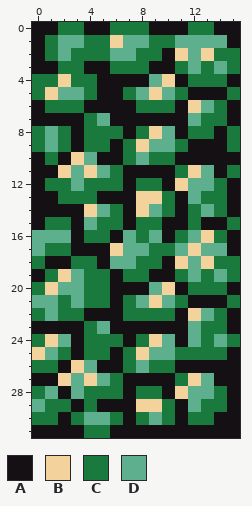
Two versions of one pixel-art sprite, GoedWare Jam 14 Project/res/world/Bush-9.png. Above, as it was before the edit.
The file is 16x32 pixels.
Palette (. is transparent): A #141013  B #f4d29c  C #1a7a3e  D #5daf8d
After the commit:
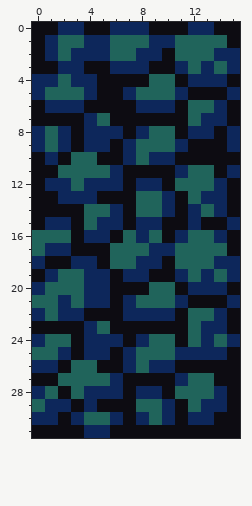
What changed:
Colour A changes from #141013 to #0d0c12.
Colour C changes from #1a7a3e to #0d275b.
Colour D changes from #5daf8d to #20645b.
Colour D replaces colour B in row 1 at x 6; in row 2 at x 11 and 13; in row 4 at x 2 and 10; in row 5 at x 1 and 9; in row 6 at x 12; in row 8 at x 9.
Colour D replaces colour B in row 9 at x 8; in row 10 at x 3; in row 11 at x 2, 4 and 12; in row 12 at x 11; in row 13 at x 8 to 9; in row 14 at x 4 and 8.
Colour D replaces colour B in row 16 at x 13; in row 17 at x 6 and 12; in row 18 at x 11 and 13; in row 19 at x 2; in row 20 at x 1 and 10; in row 21 at x 9.
Colour D replaces colour B in row 22 at x 12; in row 24 at x 1 and 9; in row 25 at x 0 and 8; in row 26 at x 3; in row 27 at x 2, 4 and 12; in row 28 at x 11.
Colour D replaces colour B in row 29 at x 8 to 9.
Where, in picture pixels (left, top, right, bottom), the same in both pictures:
changed: (32, 22, 240, 438)
